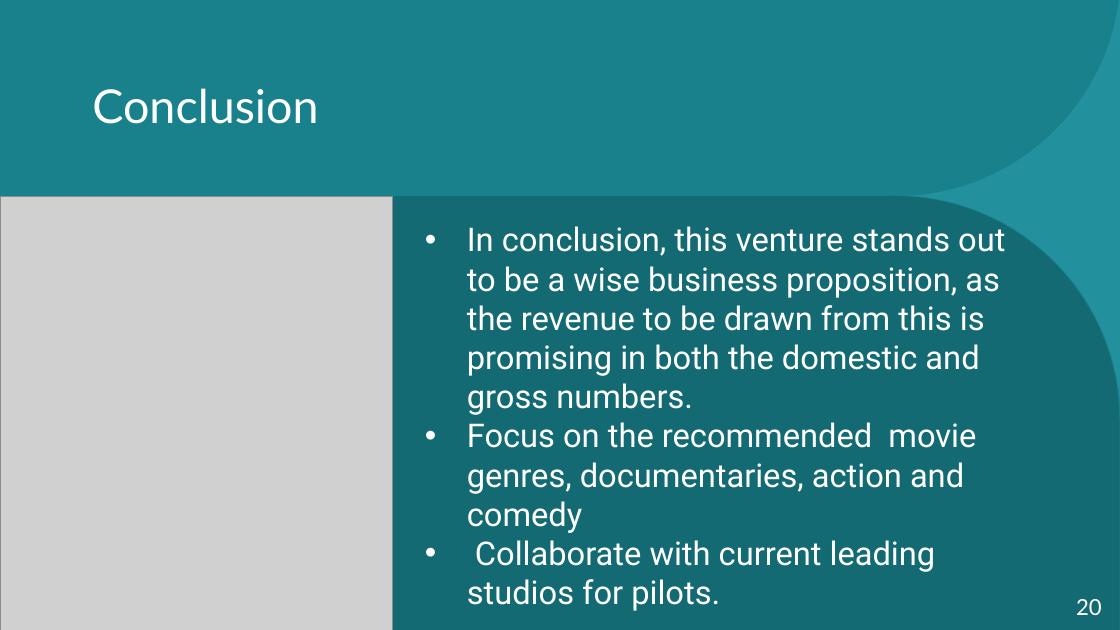
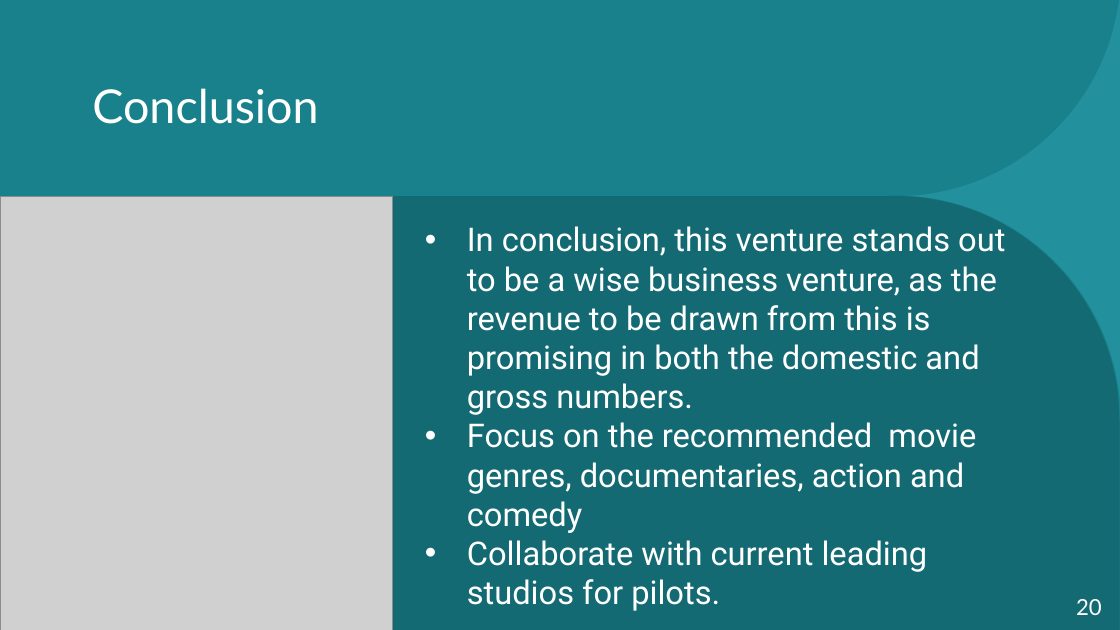
Before and after one commit to wambuiGicheha/Project1, a slide deck: slide 20 of Presentation.pptx. Drawn at 1120x630 pixels with LibreOffice and Linux fonts; fonts in the diff are those of the drawing; grey boxes stand for pictures. Boxes give left, top, right and bottom in pixels: in the first picture for what was removed or moved away, otherwise in the second. Text is boxed around its words. In the diff, an @@ line names an element or a change of style, - is before the commit and + after.

```diff
--- a/Presentation.pptx
+++ b/Presentation.pptx
@@ text at box(467, 222, 1005, 415): text changed @@
-• In conclusion, this venture stands out to be a wise business proposition, as the revenue to be drawn from this is promising in both the domestic and gross numbers.
+• In conclusion, this venture stands out to be a wise business venture, as the revenue to be drawn from this is promising in both the domestic and gross numbers.
```
Also in this commit, not shown: 2 other slides changed.
